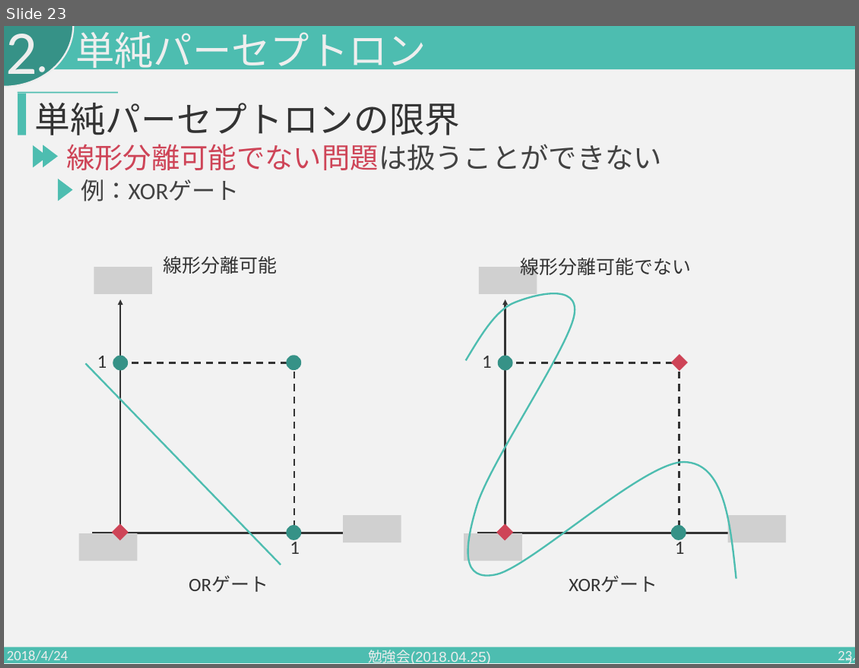
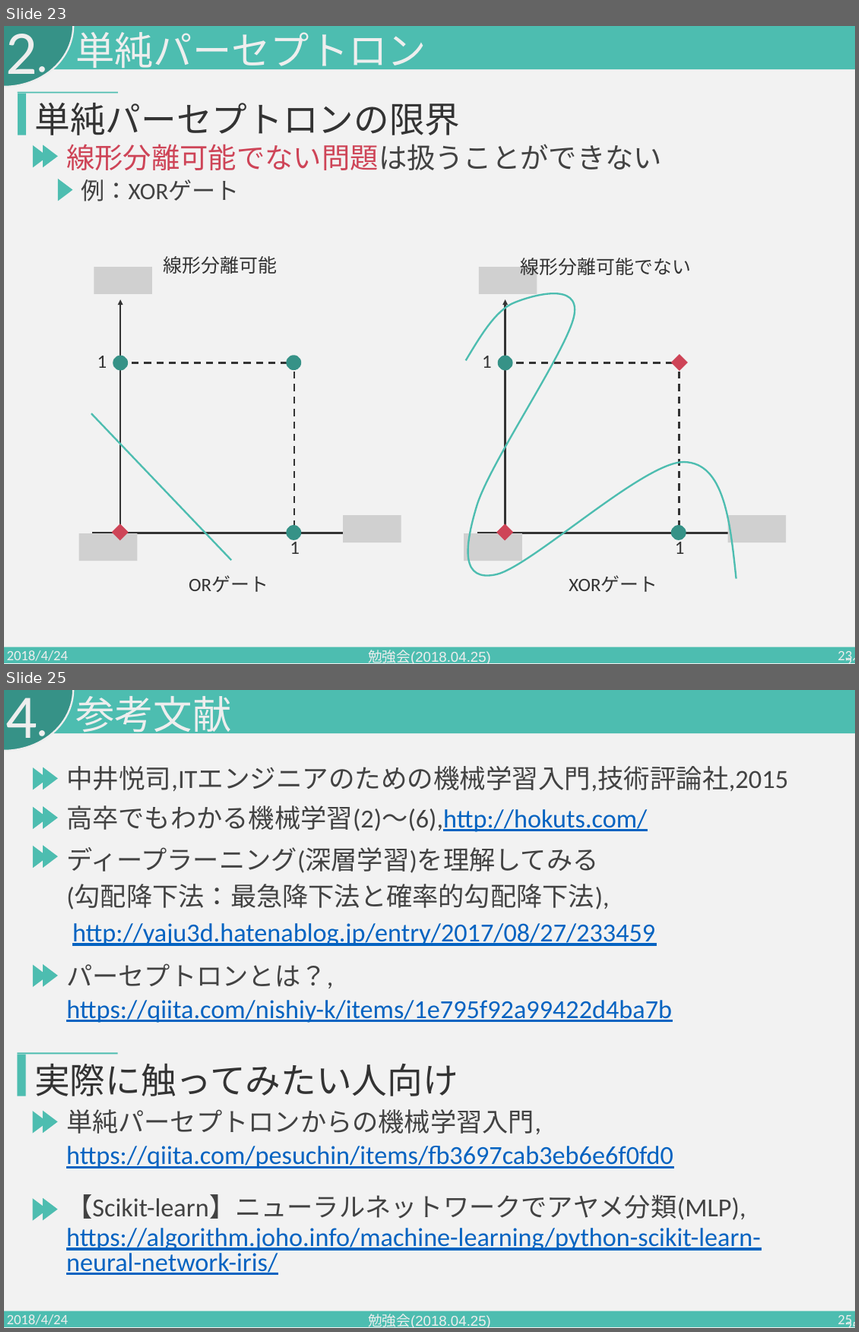
Before and after one commit to PajamaDrive/lab-study, a slide deck: 勉強会2018.04.25.pptx. Shown one above the other, each under a label of ours: slide 23 before the commit, slides 23 and 25 after it; the slides between them are not shown. The pictures are 859x668 and 859x1332 pixels, drawn with LibreOffice and Linux fonts; fonts in the diff are those of the drawing; grey boxes stand for pictures. Boxes give left, top, right and bottom in pixels: in the first picture for what was removed or moved away, otherwise in the second. Text is boxed around its words. In the diff, an @@ line names an element or a change of style, - is before the commit and + after.

```diff
--- a/勉強会2018.04.25.pptx
+++ b/勉強会2018.04.25.pptx
@@ slide 25 added at <box>4,690,855,1328</box>, background #F2F2F2; not listed: 4 template elements that a slide beside it also shows @@
@@ text added at <box>6,698,37,753</box>, 105 pt, text #EEEEEE @@
+4
@@ text added at <box>75,696,231,739</box>, 66 pt, text #EEEEEE @@
+参考文献
@@ triangle added at <box>33,768,48,790</box>, fill #4DBDB0 @@
@@ triangle added at <box>44,767,58,790</box>, fill #4DBDB0 @@
@@ text added at <box>66,766,788,791</box>, 44.4 pt, text #424242 @@
+中井悦司,ITエンジニアのための機械学習入門,技術評論社,2015
@@ triangle added at <box>33,806,48,829</box>, fill #4DBDB0 @@
@@ triangle added at <box>44,806,58,829</box>, fill #4DBDB0 @@
@@ text added at <box>66,806,647,832</box>, 44 pt, text #424242 @@
+高卒でもわかる機械学習(2)〜(6),http://hokuts.com/
@@ triangle added at <box>33,846,48,869</box>, fill #4DBDB0 @@
@@ triangle added at <box>44,845,58,868</box>, fill #4DBDB0 @@
@@ text added at <box>66,847,655,946</box>, 44 pt, text #0563C1, underline @@
+ディープラーニング(深層学習)を理解してみる
+(勾配降下法：最急降下法と確率的勾配降下法),
+http://yaju3d.hatenablog.jp/entry/2017/08/27/233459
@@ triangle added at <box>33,965,48,987</box>, fill #4DBDB0 @@
@@ triangle added at <box>44,964,58,987</box>, fill #4DBDB0 @@
@@ text added at <box>66,964,672,1023</box>, 44 pt, text #0563C1, underline @@
+パーセプトロンとは？,
+https://qiita.com/nishiy-k/items/1e795f92a99422d4ba7b
@@ rectangle added at <box>17,1054,26,1097</box>, fill #4DBDB0 @@
@@ rectangle added at <box>17,1053,118,1055</box>, fill #4DBDB0 @@
@@ text added at <box>34,1063,458,1097</box>, 60 pt, text #333333 @@
+実際に触ってみたい人向け
@@ triangle added at <box>33,1111,47,1134</box>, fill #4DBDB0 @@
@@ triangle added at <box>43,1111,58,1134</box>, fill #4DBDB0 @@
@@ text added at <box>66,1110,674,1169</box>, 44 pt, text #0563C1, underline @@
+単純パーセプトロンからの機械学習入門,
+https://qiita.com/pesuchin/items/fb3697cab3eb6e6f0fd0
@@ triangle added at <box>33,1198,47,1221</box>, fill #4DBDB0 @@
@@ triangle added at <box>43,1198,58,1220</box>, fill #4DBDB0 @@
@@ text added at <box>66,1195,761,1275</box>, 44 pt, text #0563C1, underline @@
+【Scikit-learn】ニューラルネットワークでアヤメ分類(MLP),
+https://algorithm.joho.info/machine-learning/python-scikit-learn-neural-network-iris/
@@ text added at <box>7,1315,69,1328</box>, 24 pt, text #EEEEEE @@
+2018/4/24
@@ text added at <box>368,1314,491,1328</box>, 24 pt, text #EEEEEE @@
+勉強会(2018.04.25)
@@ page number added at <box>672,1309,855,1328</box>, 24 pt, text #EEEEEE @@
+25
@@ page number added at <box>838,1315,852,1328</box>, 24 pt, text #EEEEEE @@
+25
@@ slide 23 changed as well @@
@@ line moved from (86, 363) - (281, 566) to (91, 414) - (231, 560) @@
```
Also in this commit, not shown: 16 other slides changed, 1 other slide added.
